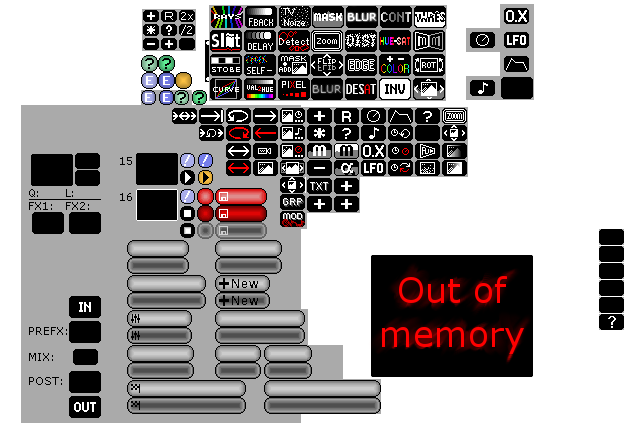
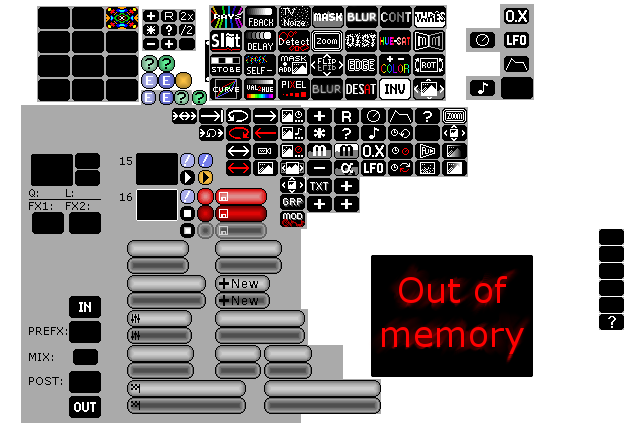
Layered file, before and after one edit (626 × 444). Changes by layer:
painted on "EffectIcons" over [37, 6, 139, 102]
